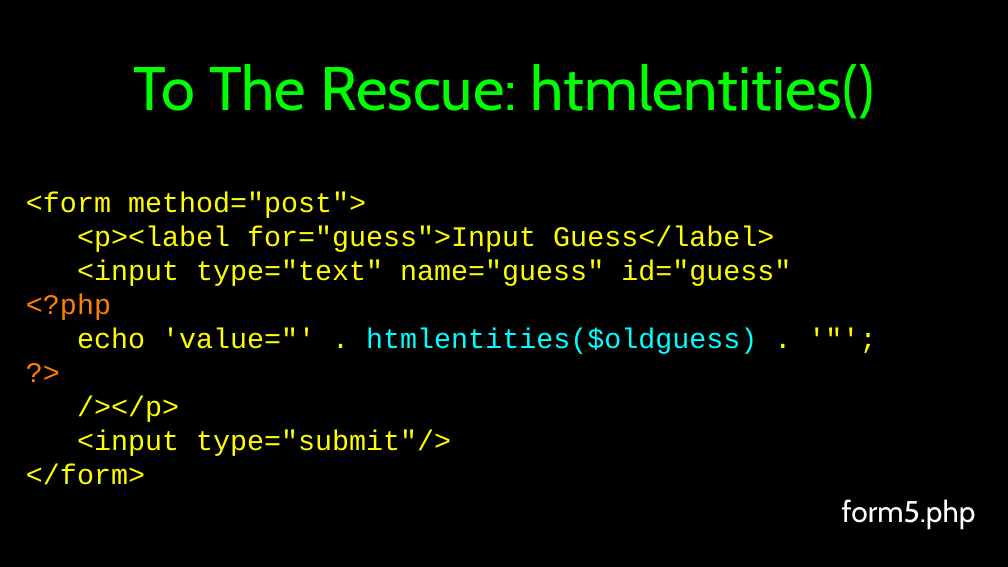
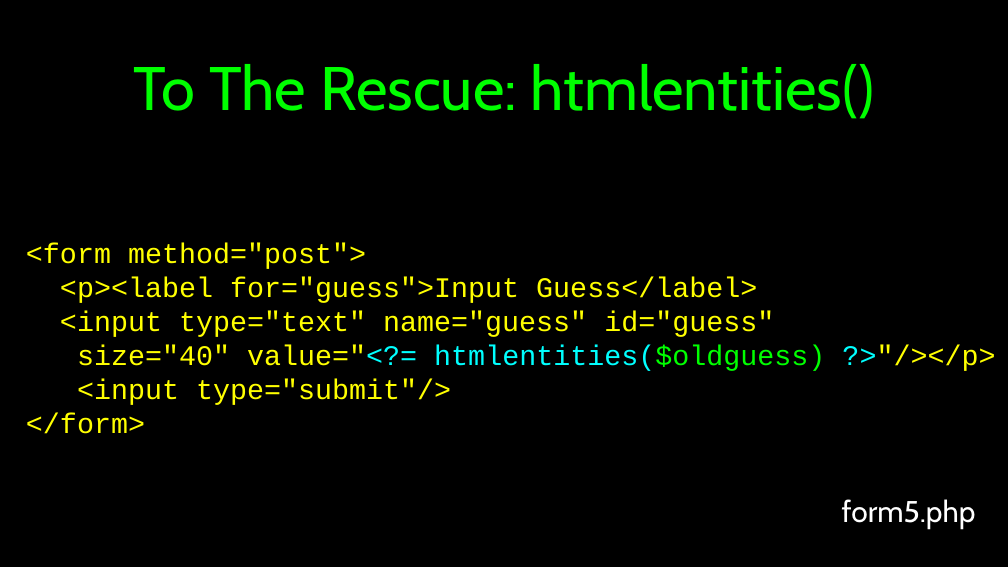
Before and after one commit to csev/wa4e, a slide deck: slide 15 of lectures/PHP-06-Forms.ppt. Drawn at 1008x567 pixels with LibreOffice and Linux fonts; fonts in the diff are those of the drawing. Boxes give left, top, right and bottom in pixels: in the first picture for what was removed or moved away, otherwise in the second. Text is boxed around its words. In the diff, an @@ line names an element or a change of style, - is before the commit and + after.

```diff
--- a/lectures/PHP-06-Forms.ppt
+++ b/lectures/PHP-06-Forms.ppt
@@ text at (77, 345, 995, 371): text changed @@
-<?php
-echo 'value="' . htmlentities($oldguess) . '"';
-?>
-/></p>
+size="40" value="<?= htmlentities($oldguess) ?>"/></p>
```
Also in this commit, not shown: 8 other slides changed, 7 other files.
